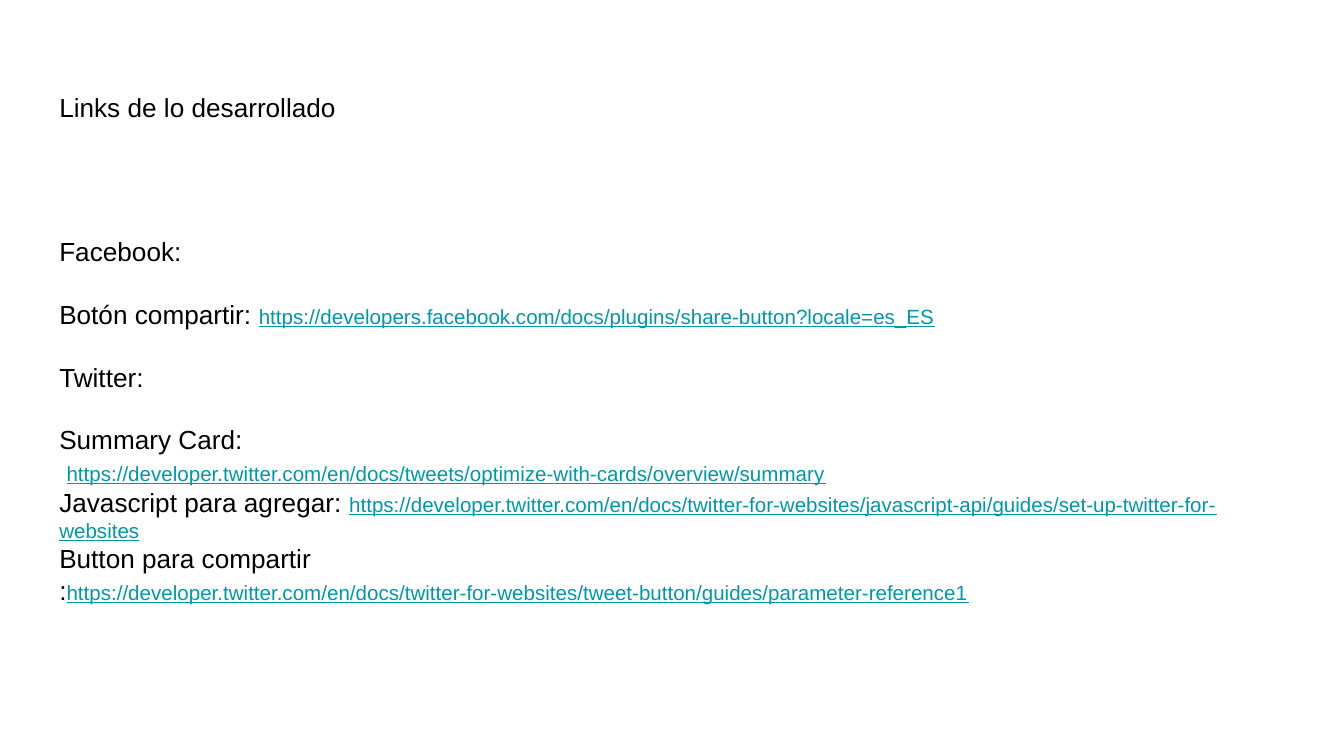
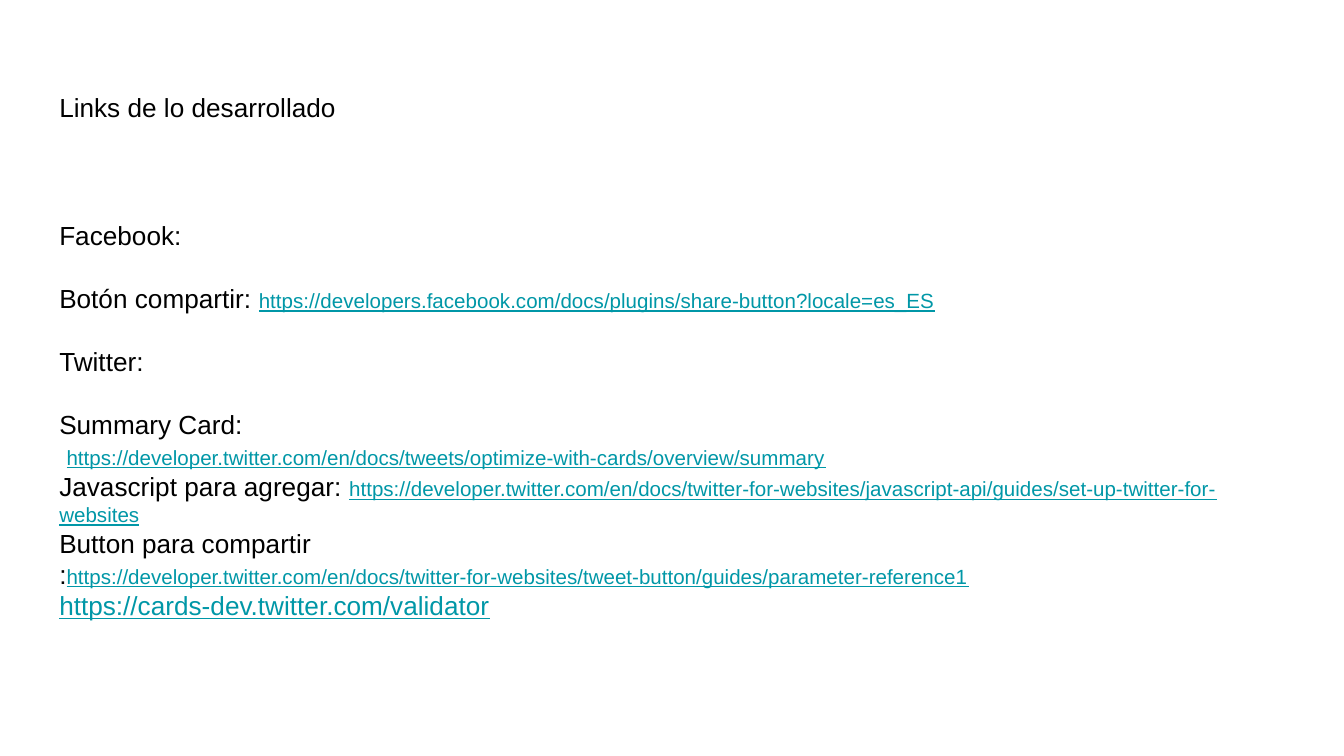
Before and after one commit to ederivero/CodigoBlended, a slide deck: slide 8 of Semana3/SEO y herramientas dentro de HTML.pptx. Drawn at 1344x756 pixels with LibreOffice and Linux fonts; fonts in the diff are those of the drawing; background and template pictures are left out. Boxes give left, top, right and bottom in pixels: in the first picture for what was removed or moved away, otherwise in the second. Text is boxed around its words. In the diff, an @@ line names an element or a change of style, - is before the commit and + after.

Commit message:
Twitter cards y un cachito de css

```diff
--- a/Semana3/SEO y herramientas dentro de HTML.pptx
+++ b/Semana3/SEO y herramientas dentro de HTML.pptx
@@ text at bbox=[59, 596, 489, 621]: paragraph added @@
+https://cards-dev.twitter.com/validator
```
Also in this commit, not shown: 3 other files.
